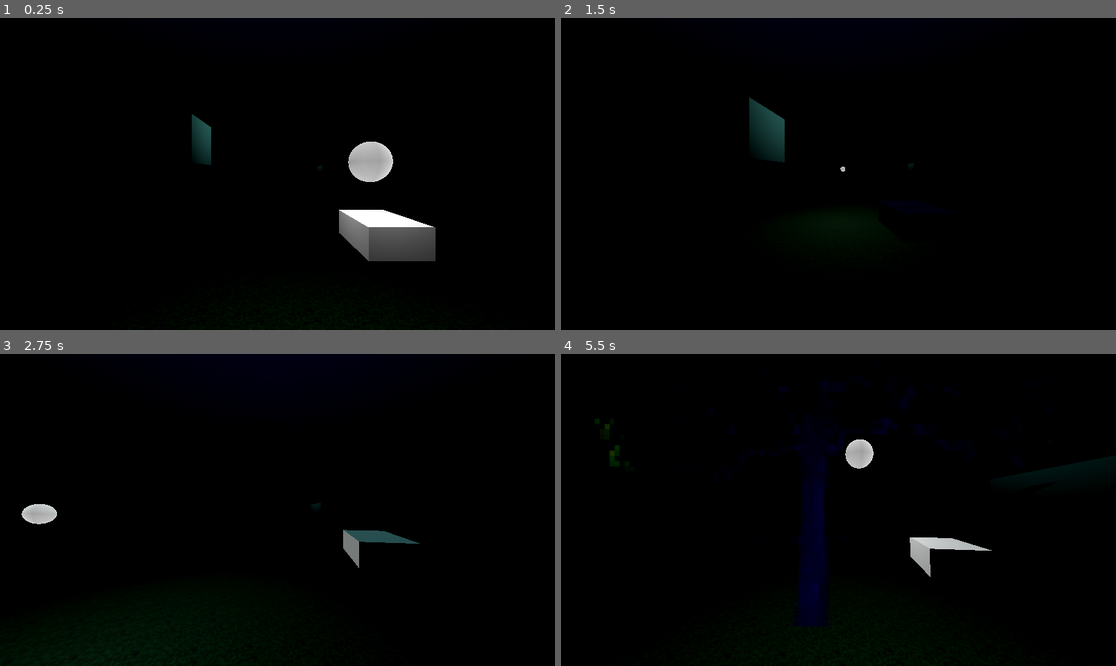
Above: before the commit, frames 1-4 (two rows, left to right).
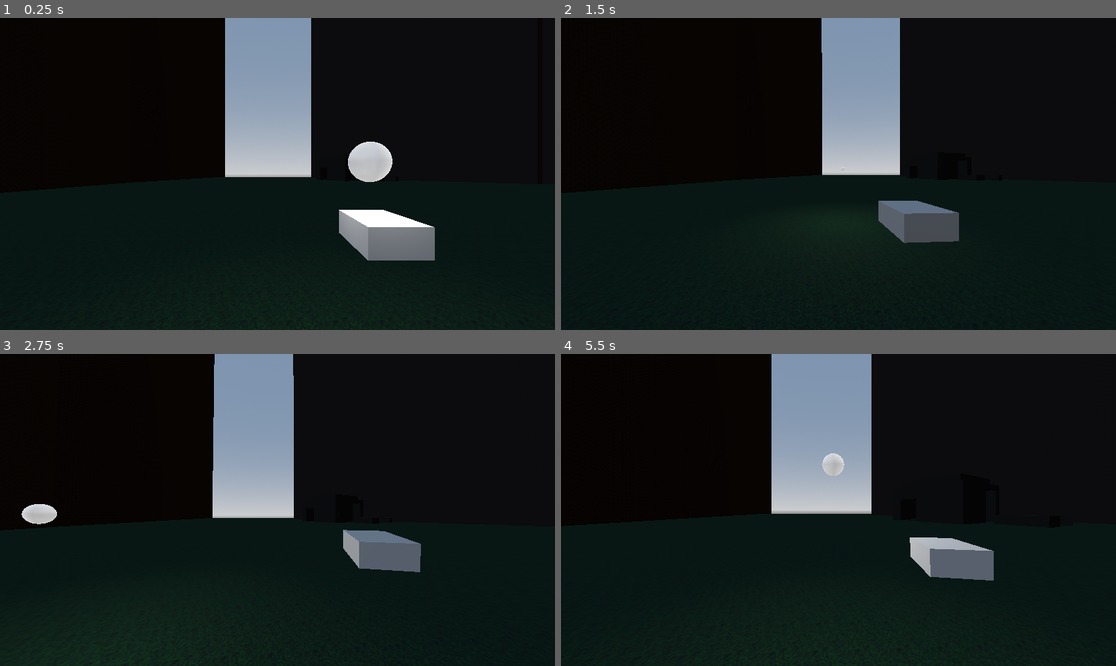
Above: after the commit, the same moments.

Repository: TRI-ADIC/valley-source-code
Game: Godot game, scene res://Scenes/Levels/Level1.tscn
Two runs of this game, one before a commit and one after it. Both use one fixed random seed, a clock stepped at 60 frames per second and the inputs below. Before the commit the project starts from res://Scenes/Levels/LevelPrototype.tscn.
Inputs (mouse positions are in pixels of both pictures, inside the frame that each line leads up to):
- Up to frame 1 (0.25 s): no input
- Up to frame 2 (1.5 s): move the mouse to (866, 174) at 0.52 s; hold W (forward) from 0.53 s (still down); right-click (866, 174) at 0.6 s; tap Space (jump) at 0.77 s; move the mouse to (810, 174) at 1.27 s; click (810, 174) at 1.35 s
- Up to frame 3 (2.75 s): keep holding W (forward); tap Space (jump) at 1.52 s; move the mouse to (288, 503) at 2.02 s; hold Shift (sprint) from 2.03 s (still down)
- Up to frame 4 (5.5 s): keep holding W (forward); move the mouse to (832, 516) at 2.77 s; release Shift (sprint) at 2.78 s; right-click (832, 516) at 2.85 s; tap Space (jump) at 3.02, 3.77, 4.52 s; move the mouse to (877, 513) at 3.52 s; press the mouse at (877, 513) at 3.53 s; move the mouse to (794, 506) at 4.27 s; release the mouse at (794, 506) at 4.28 s; tap Shift (sprint) at 4.35 s; move the mouse to (844, 510) at 5.02 s; right-click (844, 510) at 5.1 s

The runs differ from the first frame. In frame 1, 23% of the frame differs, in the area x 0-100%, y 0-100%; in frame 2, 23%; in frame 3, 15%; in frame 4, 21%.

Commit message:
feat: add level 1 (not completed) and set main scene to level 1

Diff:
--- /dev/null
+++ b/Scenes/Levels/Level1.tscn
@@ -0,0 +1,105 @@
+[gd_scene format=3 uid="uid://op1pysbmw3kg"]
+
+[ext_resource type="PackedScene" uid="uid://dnh2atcr2mn0n" path="res://Scenes/Player/AnthroCat.tscn" id="1_5jgm0"]
+[ext_resource type="Texture2D" uid="uid://cf816xcjfa16x" path="res://Textures/Valley/Grass.png" id="2_36ke7"]
+[ext_resource type="Texture2D" uid="uid://cxb553kql3lit" path="res://Textures/Valley/Dirt.png" id="3_riv1q"]
+[ext_resource type="PackedScene" uid="uid://bnfqjo0hfs7x5" path="res://Scenes/Structures/Cauldron.tscn" id="4_xvio3"]
+[ext_resource type="PackedScene" uid="uid://laxkc6o10avw" path="res://Scenes/Structures/Cabin.tscn" id="5_kri6y"]
+
+[sub_resource type="ProceduralSkyMaterial" id="ProceduralSkyMaterial_5jgm0"]
+sky_horizon_color = Color(0.66224277, 0.6717428, 0.6867428, 1)
+ground_horizon_color = Color(0.66224277, 0.6717428, 0.6867428, 1)
+
+[sub_resource type="Sky" id="Sky_36ke7"]
+sky_material = SubResource("ProceduralSkyMaterial_5jgm0")
+
+[sub_resource type="Environment" id="Environment_riv1q"]
+background_mode = 2
+sky = SubResource("Sky_36ke7")
+tonemap_mode = 2
+glow_enabled = true
+
+[sub_resource type="StandardMaterial3D" id="StandardMaterial3D_riv1q"]
+albedo_texture = ExtResource("2_36ke7")
+uv1_scale = Vector3(2, 2, 2)
+uv1_triplanar = true
+
+[sub_resource type="StandardMaterial3D" id="StandardMaterial3D_4d3fe"]
+albedo_texture = ExtResource("3_riv1q")
+uv1_scale = Vector3(2, 2, 2)
+uv1_triplanar = true
+
+[sub_resource type="StandardMaterial3D" id="StandardMaterial3D_3ipdw"]
+albedo_texture = ExtResource("3_riv1q")
+uv1_scale = Vector3(2, 2, 2)
+uv1_triplanar = true
+
+[sub_resource type="StandardMaterial3D" id="StandardMaterial3D_8h4de"]
+albedo_texture = ExtResource("3_riv1q")
+uv1_scale = Vector3(2, 2, 2)
+uv1_triplanar = true
+
+[sub_resource type="StandardMaterial3D" id="StandardMaterial3D_xvio3"]
+albedo_texture = ExtResource("3_riv1q")
+uv1_scale = Vector3(2, 2, 2)
+uv1_triplanar = true
+
+[sub_resource type="StandardMaterial3D" id="StandardMaterial3D_kri6y"]
+albedo_texture = ExtResource("3_riv1q")
+uv1_scale = Vector3(2, 2, 2)
+uv1_triplanar = true
+
+[node name="Level1" type="Node3D" unique_id=1404524287]
+
+[node name="WorldEnvironment" type="WorldEnvironment" parent="." unique_id=460644597]
+environment = SubResource("Environment_riv1q")
+
+[node name="AnthroCat" parent="." unique_id=1476496864 instance=ExtResource("1_5jgm0")]
+
+[node name="Level" type="Node3D" parent="." unique_id=1447044637]
+
+[node name="Valley" type="Node3D" parent="Level" unique_id=1918762237]
+
+[node name="CSGBox3D" type="CSGBox3D" parent="Level/Valley" unique_id=2025591242]
+transform = Transform3D(1, 0, 0, 0, 1, 0, 0, 0, 1, 9.074768, -1.7494425, -52.7937)
+use_collision = true
+size = Vector3(96.973755, 1, 106.5874)
+material = SubResource("StandardMaterial3D_riv1q")
+
+[node name="CSGBox3D4" type="CSGBox3D" parent="Level/Valley" unique_id=158325929]
+transform = Transform3D(1, 0, 0, 0, 1, 0, 0, 0, 1, 50.330353, 507.43494, -28.904419)
+use_collision = true
+size = Vector3(14.462585, 1019.36865, 58.808838)
+material = SubResource("StandardMaterial3D_4d3fe")
+
+[node name="CSGBox3D5" type="CSGBox3D" parent="Level/Valley" unique_id=415219613]
+transform = Transform3D(0.8893126, 0, 0.4572997, 0, 1, 0, -0.4572997, 0, 0.8893126, 33.88717, 516.762, -60.881546)
+use_collision = true
+size = Vector3(14.462585, 1038.023, 58.808838)
+material = SubResource("StandardMaterial3D_3ipdw")
+
+[node name="CSGBox3D6" type="CSGBox3D" parent="Level/Valley" unique_id=929533314]
+transform = Transform3D(0.81166565, 0, -0.5841222, 0, 1, 0, 0.5841222, 0, 0.81166565, 46.1827, 519.5705, -93.62199)
+use_collision = true
+size = Vector3(14.462585, 1043.6398, 58.808838)
+material = SubResource("StandardMaterial3D_8h4de")
+
+[node name="CSGBox3D2" type="CSGBox3D" parent="Level/Valley" unique_id=1112023199]
+transform = Transform3D(0.98120856, 0, 0.19295011, 0, 1, 0, -0.19295011, 0, 0.98120856, -29.217587, 531.3795, -24.537683)
+use_collision = true
+size = Vector3(8.748047, 1067.2578, 53.510742)
+material = SubResource("StandardMaterial3D_xvio3")
+
+[node name="CSGBox3D3" type="CSGBox3D" parent="Level/Valley" unique_id=573484196]
+transform = Transform3D(0.9993226, 0, 0.036800683, 0, 1, 0, -0.036800683, 0, 0.9993226, -32.562103, 527.4332, -62.781586)
+use_collision = true
+size = Vector3(8.748047, 1059.3652, 105.80469)
+material = SubResource("StandardMaterial3D_kri6y")
+
+[node name="Structures" type="Node3D" parent="Level" unique_id=879343897]
+
+[node name="Cauldron" parent="Level/Structures" unique_id=1241995679 instance=ExtResource("4_xvio3")]
+transform = Transform3D(1, 0, 0, 0, 1, 0, 0, 0, 1, 31.439339, -1.526403, -88.89572)
+
+[node name="Cabin" parent="." unique_id=1687687484 instance=ExtResource("5_kri6y")]
+transform = Transform3D(0.45641476, 0, -0.8897671, 0, 1, 0, 0.8897671, 0, 0.45641476, 12.144485, -0.9306754, -53.324818)
--- /dev/null
+++ b/Scenes/Structures/Cabin.tscn
@@ -0,0 +1,150 @@
+[gd_scene format=3 uid="uid://laxkc6o10avw"]
+
+[ext_resource type="Texture2D" uid="uid://ceqrrf3wejlgy" path="res://Textures/Valley/Planks.png" id="1_ef8n4"]
+
+[sub_resource type="StandardMaterial3D" id="StandardMaterial3D_x012u"]
+albedo_texture = ExtResource("1_ef8n4")
+uv1_triplanar = true
+
+[sub_resource type="StandardMaterial3D" id="StandardMaterial3D_fq3r3"]
+albedo_texture = ExtResource("1_ef8n4")
+uv1_triplanar = true
+
+[sub_resource type="StandardMaterial3D" id="StandardMaterial3D_ef8n4"]
+albedo_texture = ExtResource("1_ef8n4")
+uv1_triplanar = true
+
+[sub_resource type="StandardMaterial3D" id="StandardMaterial3D_5l7os"]
+albedo_texture = ExtResource("1_ef8n4")
+uv1_triplanar = true
+
+[sub_resource type="StandardMaterial3D" id="StandardMaterial3D_ujhea"]
+albedo_texture = ExtResource("1_ef8n4")
+uv1_triplanar = true
+
+[sub_resource type="StandardMaterial3D" id="StandardMaterial3D_63s6e"]
+albedo_texture = ExtResource("1_ef8n4")
+uv1_triplanar = true
+
+[sub_resource type="StandardMaterial3D" id="StandardMaterial3D_ltbte"]
+albedo_texture = ExtResource("1_ef8n4")
+uv1_triplanar = true
+
+[sub_resource type="StandardMaterial3D" id="StandardMaterial3D_5nj3b"]
+albedo_texture = ExtResource("1_ef8n4")
+uv1_triplanar = true
+
+[sub_resource type="StandardMaterial3D" id="StandardMaterial3D_5n73u"]
+albedo_texture = ExtResource("1_ef8n4")
+uv1_triplanar = true
+
+[sub_resource type="StandardMaterial3D" id="StandardMaterial3D_ymcvk"]
+albedo_texture = ExtResource("1_ef8n4")
+uv1_triplanar = true
+
+[sub_resource type="StandardMaterial3D" id="StandardMaterial3D_4c4xe"]
+albedo_texture = ExtResource("1_ef8n4")
+uv1_triplanar = true
+
+[sub_resource type="StandardMaterial3D" id="StandardMaterial3D_pjuwr"]
+albedo_texture = ExtResource("1_ef8n4")
+uv1_triplanar = true
+
+[sub_resource type="StandardMaterial3D" id="StandardMaterial3D_e58fk"]
+albedo_texture = ExtResource("1_ef8n4")
+uv1_triplanar = true
+
+[node name="Cabin" type="Node3D" unique_id=1687687484]
+
+[node name="Structure" type="Node3D" parent="." unique_id=1042968814]
+
+[node name="CSGBox3D" type="CSGBox3D" parent="Structure" unique_id=438120164]
+transform = Transform3D(1, 0, 0, 0, 1, 0, 0, 0, 1, 3.14876, 2.2203083, 0)
+use_collision = true
+size = Vector3(10.451233, 5.2313232, 1)
+material = SubResource("StandardMaterial3D_x012u")
+
+[node name="CSGBox3D5" type="CSGBox3D" parent="Structure/CSGBox3D" unique_id=765583289]
+transform = Transform3D(1, 0, 0, 0, 1, 0, 0, 0, 1, -2.2989454, -0.92152405, 0)
+operation = 2
+size = Vector3(2.7931232, 3.3882751, 1)
+material = SubResource("StandardMaterial3D_fq3r3")
+
+[node name="CSGBox3D2" type="CSGBox3D" parent="Structure" unique_id=1204516572]
+transform = Transform3D(1, 0, 0, 0, 1, 0, 0, 0, 1, -1.4472482, 2.2203083, -5.0525427)
+use_collision = true
+size = Vector3(1.2592163, 5.2313232, 9.156265)
+material = SubResource("StandardMaterial3D_ef8n4")
+
+[node name="CSGBox3D5" type="CSGBox3D" parent="Structure" unique_id=15578164]
+transform = Transform3D(1, 0, 0, 0, 1, 0, 0, 0, 1, 3.2947638, 5.105448, -4.639453)
+use_collision = true
+size = Vector3(8.572617, 1.4495392, 8.330086)
+material = SubResource("StandardMaterial3D_5l7os")
+
+[node name="CSGBox3D7" type="CSGBox3D" parent="Structure/CSGBox3D5" unique_id=1548508354]
+transform = Transform3D(1, 0, 0, 0, 1, 0, 0, 0, 1, 1.398485, 0, 2.4113035)
+operation = 2
+size = Vector3(2.5528831, 1.4495392, 2.1543293)
+material = SubResource("StandardMaterial3D_ujhea")
+
+[node name="CSGBox3D7" type="CSGBox3D" parent="Structure" unique_id=1130313194]
+transform = Transform3D(1, 0, 0, 0, 1, 0, 0, 0, 1, 3.2947638, -0.39088464, -4.639453)
+use_collision = true
+size = Vector3(8.572617, 0.41756058, 8.330086)
+material = SubResource("StandardMaterial3D_63s6e")
+
+[node name="CSGBox3D3" type="CSGBox3D" parent="Structure" unique_id=36246014]
+transform = Transform3D(1, 0, 0, 0, 1, 0, 0, 0, 1, 3.7597513, 2.2203083, -9.145811)
+use_collision = true
+size = Vector3(9.247847, 5.2313232, 0.96972847)
+material = SubResource("StandardMaterial3D_ltbte")
+
+[node name="CSGBox3D4" type="CSGBox3D" parent="Structure" unique_id=735729140]
+transform = Transform3D(1, 0, 0, 0, 1, 0, 0, 0, 1, 7.8141446, 2.2203083, -4.653178)
+use_collision = true
+size = Vector3(1.13906, 5.2313232, 8.771088)
+material = SubResource("StandardMaterial3D_5nj3b")
+
+[node name="CSGBox3D5" type="CSGBox3D" parent="Structure/CSGBox3D4" unique_id=797943774]
+transform = Transform3D(1, 0, 0, 0, 1, 0, 0, 0, 1, 0, -0.34483337, -2.203661)
+operation = 2
+size = Vector3(1.13906, 4.5416565, 2.914257)
+material = SubResource("StandardMaterial3D_5n73u")
+
+[node name="CSGBox3D6" type="CSGBox3D" parent="Structure" unique_id=1915638526]
+transform = Transform3D(-4.371139e-08, 0.9660657, -0.2582964, -1, -4.2228073e-08, 1.1290494e-08, 0, 0.2582964, 0.9660657, 12.291671, 0.19119203, -4.7610664)
+use_collision = true
+size = Vector3(1.13906, 4.5416565, 2.914257)
+material = SubResource("StandardMaterial3D_ymcvk")
+
+[node name="CSGBox3D7" type="CSGBox3D" parent="Structure/CSGBox3D6" unique_id=1233866592]
+transform = Transform3D(1, -2.294133e-16, -5.6813278e-14, 0, 1, 0, 0, 0, 1, -1.4901161e-08, -0.0020332336, -0.827497)
+operation = 2
+size = Vector3(1.13906, 4.5457306, 1.259265)
+material = SubResource("StandardMaterial3D_4c4xe")
+
+[node name="CSGBox3D8" type="CSGBox3D" parent="Structure" unique_id=1700915657]
+transform = Transform3D(-4.0039897e-08, 0.98854136, 0.15095028, -1, -4.2228073e-08, 1.1290549e-08, 1.753546e-08, -0.15095028, 0.98854136, 12.505412, 0.19119203, -8.164871)
+operation = 2
+use_collision = true
+size = Vector3(1.13906, 4.5416565, 1.259265)
+material = SubResource("StandardMaterial3D_ymcvk")
+
+[node name="CSGBox3D9" type="CSGBox3D" parent="Structure" unique_id=621985617]
+transform = Transform3D(0.91022164, 0, 0.41412142, 0, 1, 0, -0.41412142, 0, 0.91022164, 4.6932487, 0.44466615, -2.6412392)
+use_collision = true
+size = Vector3(2.5528831, 1.4495392, 2.1543293)
+material = SubResource("StandardMaterial3D_pjuwr")
+
+[node name="CSGBox3D10" type="CSGBox3D" parent="Structure/CSGBox3D9" unique_id=393388337]
+transform = Transform3D(1, 0, 0, 0, 1, 0, 0, 0, 1, -0.33115292, 0, 0)
+operation = 2
+size = Vector3(1.8905773, 1.4495392, 2.1543293)
+material = SubResource("StandardMaterial3D_e58fk")
+
+[node name="CSGBox3D11" type="CSGBox3D" parent="Structure" unique_id=1434578828]
+transform = Transform3D(0.82127863, 0, 0.57052726, 0, 1, 0, -0.57052726, 0, 0.82127863, 4.0160346, 0.44466615, -1.9773827)
+use_collision = true
+size = Vector3(1.8905773, 1.4495392, 2.1543293)
+material = SubResource("StandardMaterial3D_pjuwr")
--- a/project.godot
+++ b/project.godot
@@ -11,7 +11,7 @@
 [application]
 
 config/name="Valley"
-run/main_scene="uid://du34bnchj5rbl"
+run/main_scene="uid://op1pysbmw3kg"
 config/features=PackedStringArray("4.6", "Forward Plus")
 config/icon="res://icon.svg"
 
Binary file added: Textures/Valley/Planks.png
Not shown, added: Textures/Valley/Planks.png.import
